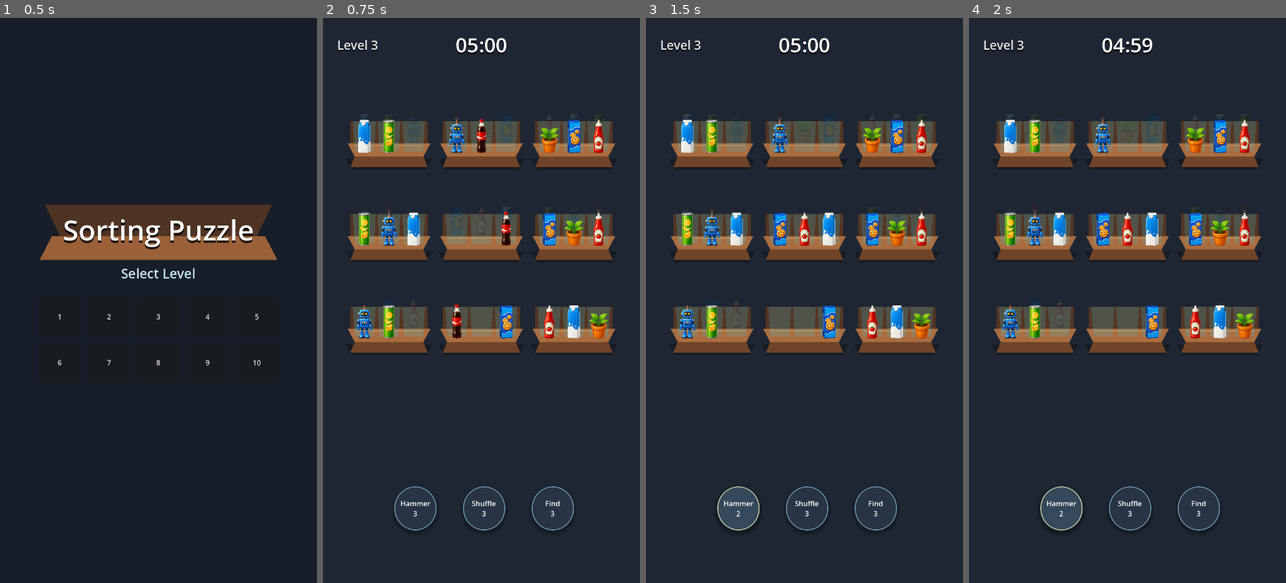
Above: before the commit, frames 1-4 (left to right).
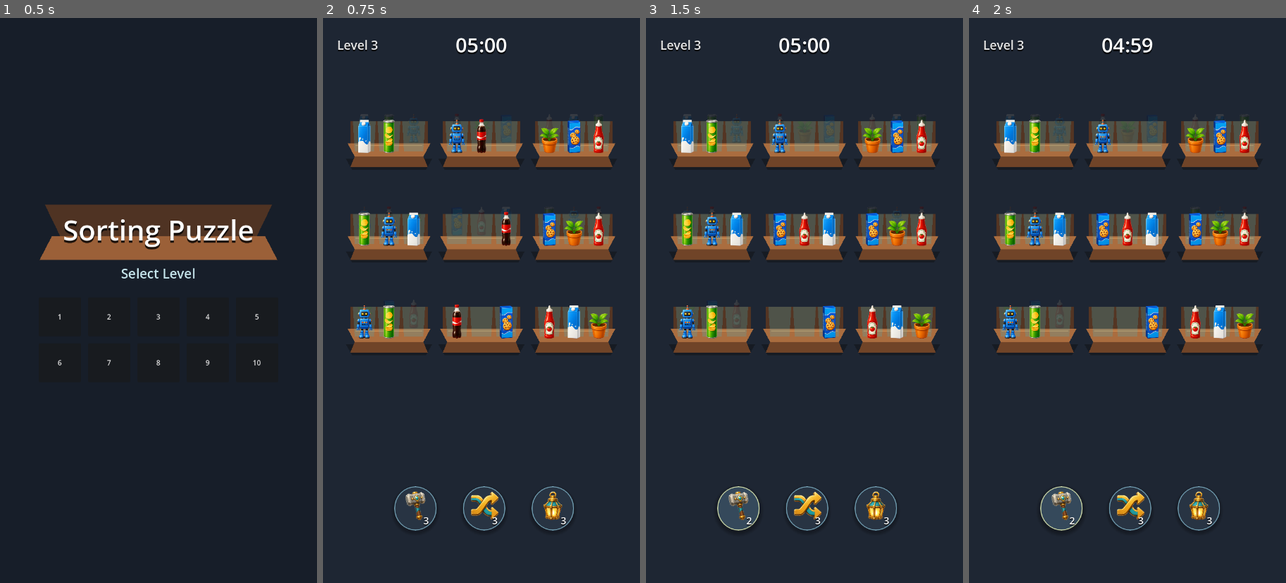
Above: after the commit, the same moments.

Repository: vladeque/sorting-puzzle
Game: Godot game, scene res://scenes/main_menu.tscn
Two runs of this game, one before a commit and one after it. Both use one fixed random seed, a clock stepped at 60 frames per second and the inputs below.
Inputs:
- Up to frame 1 (0.5 s): no input
- Up to frame 2 (0.75 s): click "3" at 0.5 s
- Up to frame 3 (1.5 s): click "Hammer 3" (after the commit: "3") at 1.25 s
- Up to frame 4 (2 s): no input

Frame 1 is identical in both runs. In frame 2, 0.7% of the frame differs, in the area x 24-77%, y 83-90%; in frame 3, 0.7%; in frame 4, 0.7%.

Commit message:
Add ability icons

Diff:
--- a/level.tscn
+++ b/level.tscn
@@ -1,6 +1,9 @@
 [gd_scene format=3 uid="uid://bx74wdn60xop5"]
 
 [ext_resource type="Script" uid="uid://cy80oincxrrc5" path="res://scripts/level.gd" id="10_level_script"]
+[ext_resource type="Texture2D" path="res://assets/abilities/ability_hammer.png" id="2_hammer_icon"]
+[ext_resource type="Texture2D" path="res://assets/abilities/ability_shuffle.png" id="3_shuffle_icon"]
+[ext_resource type="Texture2D" path="res://assets/abilities/ability_lantern.png" id="4_lantern_icon"]
 
 [sub_resource type="StyleBoxFlat" id="StyleBoxFlat_ability_normal"]
 bg_color = Color(0.16, 0.21, 0.27, 0.94)
@@ -130,8 +133,33 @@
 theme_override_styles/pressed = SubResource("StyleBoxFlat_ability_pressed")
 theme_override_styles/hover = SubResource("StyleBoxFlat_ability_hover")
 theme_override_styles/disabled = SubResource("StyleBoxFlat_ability_disabled")
-text = "Hammer
-3"
+
+[node name="Icon" type="TextureRect" parent="UI/AbilityBar/HBoxContainer/HammerButton"]
+layout_mode = 0
+offset_left = 13.0
+offset_top = 9.0
+offset_right = 83.0
+offset_bottom = 79.0
+mouse_filter = 2
+texture = ExtResource("2_hammer_icon")
+expand_mode = 1
+stretch_mode = 5
+
+[node name="UsesLabel" type="Label" parent="UI/AbilityBar/HBoxContainer/HammerButton"]
+layout_mode = 0
+offset_left = 58.0
+offset_top = 62.0
+offset_right = 88.0
+offset_bottom = 90.0
+mouse_filter = 2
+theme_override_colors/font_color = Color(1, 1, 1, 1)
+theme_override_colors/font_shadow_color = Color(0, 0, 0, 0.86)
+theme_override_constants/shadow_offset_x = 0
+theme_override_constants/shadow_offset_y = 2
+theme_override_font_sizes/font_size = 22
+text = "3"
+horizontal_alignment = 1
+vertical_alignment = 1
 
 [node name="ShuffleButton" type="Button" parent="UI/AbilityBar/HBoxContainer" unique_id=510958542]
 custom_minimum_size = Vector2(96, 96)
@@ -145,8 +173,33 @@
 theme_override_styles/pressed = SubResource("StyleBoxFlat_ability_pressed")
 theme_override_styles/hover = SubResource("StyleBoxFlat_ability_hover")
 theme_override_styles/disabled = SubResource("StyleBoxFlat_ability_disabled")
-text = "Shuffle
-3"
+
+[node name="Icon" type="TextureRect" parent="UI/AbilityBar/HBoxContainer/ShuffleButton"]
+layout_mode = 0
+offset_left = 13.0
+offset_top = 9.0
+offset_right = 83.0
+offset_bottom = 79.0
+mouse_filter = 2
+texture = ExtResource("3_shuffle_icon")
+expand_mode = 1
+stretch_mode = 5
+
+[node name="UsesLabel" type="Label" parent="UI/AbilityBar/HBoxContainer/ShuffleButton"]
+layout_mode = 0
+offset_left = 58.0
+offset_top = 62.0
+offset_right = 88.0
+offset_bottom = 90.0
+mouse_filter = 2
+theme_override_colors/font_color = Color(1, 1, 1, 1)
+theme_override_colors/font_shadow_color = Color(0, 0, 0, 0.86)
+theme_override_constants/shadow_offset_x = 0
+theme_override_constants/shadow_offset_y = 2
+theme_override_font_sizes/font_size = 22
+text = "3"
+horizontal_alignment = 1
+vertical_alignment = 1
 
 [node name="HighlightButton" type="Button" parent="UI/AbilityBar/HBoxContainer" unique_id=607930161]
 custom_minimum_size = Vector2(96, 96)
@@ -160,8 +213,33 @@
 theme_override_styles/pressed = SubResource("StyleBoxFlat_ability_pressed")
 theme_override_styles/hover = SubResource("StyleBoxFlat_ability_hover")
 theme_override_styles/disabled = SubResource("StyleBoxFlat_ability_disabled")
-text = "Find
-3"
+
+[node name="Icon" type="TextureRect" parent="UI/AbilityBar/HBoxContainer/HighlightButton"]
+layout_mode = 0
+offset_left = 13.0
+offset_top = 9.0
+offset_right = 83.0
+offset_bottom = 79.0
+mouse_filter = 2
+texture = ExtResource("4_lantern_icon")
+expand_mode = 1
+stretch_mode = 5
+
+[node name="UsesLabel" type="Label" parent="UI/AbilityBar/HBoxContainer/HighlightButton"]
+layout_mode = 0
+offset_left = 58.0
+offset_top = 62.0
+offset_right = 88.0
+offset_bottom = 90.0
+mouse_filter = 2
+theme_override_colors/font_color = Color(1, 1, 1, 1)
+theme_override_colors/font_shadow_color = Color(0, 0, 0, 0.86)
+theme_override_constants/shadow_offset_x = 0
+theme_override_constants/shadow_offset_y = 2
+theme_override_font_sizes/font_size = 22
+text = "3"
+horizontal_alignment = 1
+vertical_alignment = 1
 
 [node name="FailurePanel" type="ColorRect" parent="UI" unique_id=784630851]
 visible = false
--- a/scripts/level.gd
+++ b/scripts/level.gd
@@ -939,9 +939,9 @@
 
 
 func _update_ability_buttons() -> void:
-	_update_ability_button(ABILITY_HAMMER, "Hammer")
-	_update_ability_button(ABILITY_SHUFFLE, "Shuffle")
-	_update_ability_button(ABILITY_HIGHLIGHT, "Find")
+	_update_ability_button(ABILITY_HAMMER)
+	_update_ability_button(ABILITY_SHUFFLE)
+	_update_ability_button(ABILITY_HIGHLIGHT)
 
 
 func _reset_ability_uses() -> void:
@@ -952,13 +952,16 @@
 	}
 
 
-func _update_ability_button(ability_id: StringName, label: String) -> void:
+func _update_ability_button(ability_id: StringName) -> void:
 	var button := _ability_buttons.get(ability_id) as Button
 	if button == null:
 		return
 
 	var uses_left := int(_ability_uses.get(ability_id, 0))
-	button.text = "%s\n%d" % [label, uses_left]
+	var uses_label := button.get_node_or_null("UsesLabel") as Label
+	if uses_label != null:
+		uses_label.text = str(uses_left)
+
 	button.disabled = _level_failed or uses_left <= 0
 
 
Binary file added: assets/abilities/ability_hammer.png
Binary file added: assets/abilities/ability_lantern.png
Binary file added: assets/abilities/ability_shuffle.png
